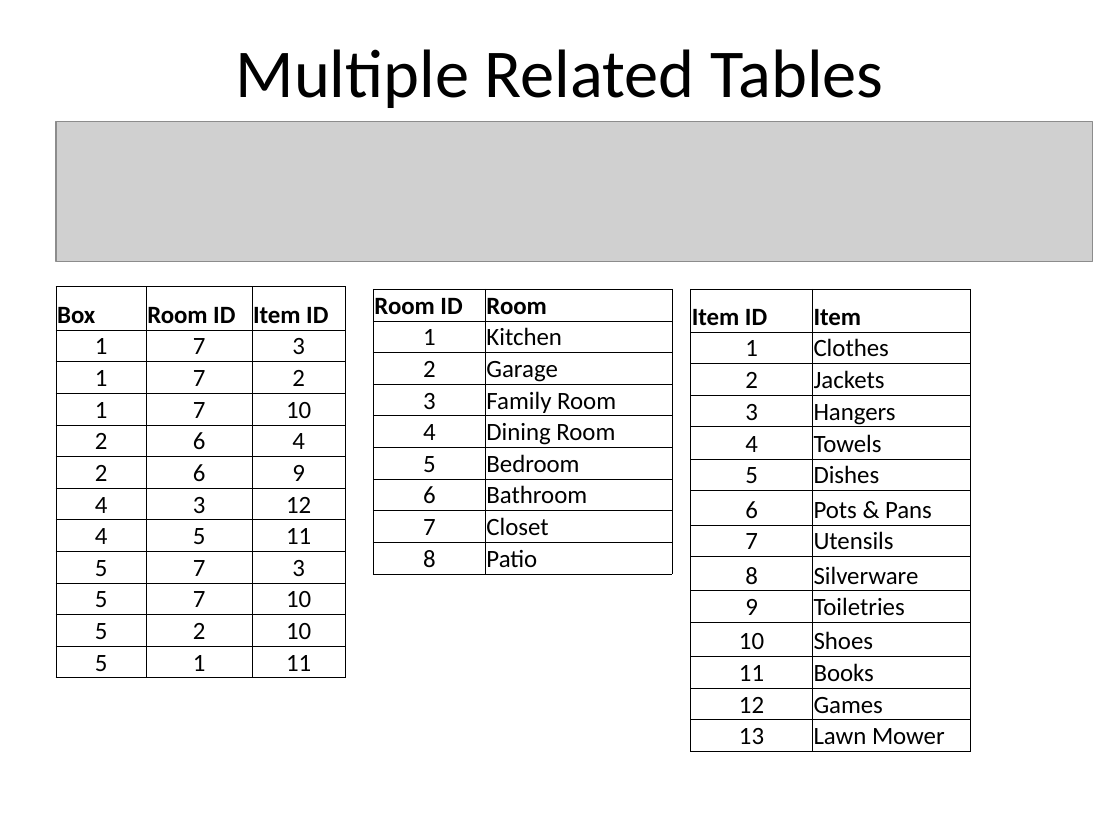
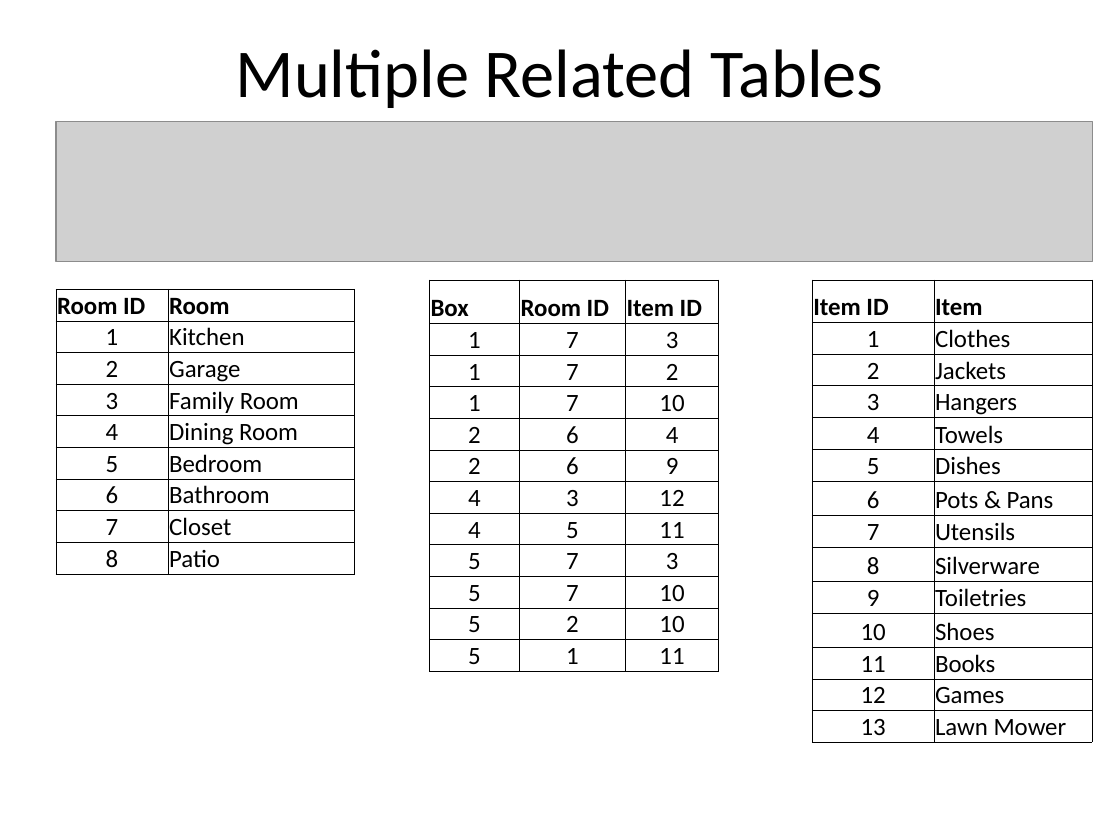
Before and after one commit to dykebert/GDI_Database_Training, a slide deck: slide 52 of Introduction to Databases and SQL.pptx. Drawn at 1120x840 pixels with LibreOffice and Linux fonts; fonts in the diff are those of the drawing; grey boxes stand for pictures. Boxes give left, top, right and bottom in pixels: in the first picture for what was removed or moved away, otherwise in the second. Text is boxed around its words. In the diff, an @@ line names an element or a change of style, - is before the commit and + after.

```diff
--- a/Introduction to Databases and SQL.pptx
+++ b/Introduction to Databases and SQL.pptx
@@ table moved from (x1=373, y1=289, x2=672, y2=572) to (x1=56, y1=289, x2=355, y2=572) @@
@@ table moved from (x1=56, y1=287, x2=345, y2=675) to (x1=429, y1=280, x2=718, y2=668) @@
@@ table moved from (x1=691, y1=289, x2=971, y2=748) to (x1=812, y1=280, x2=1092, y2=739) @@
```
Also in this commit, not shown: 11 other slides changed.
